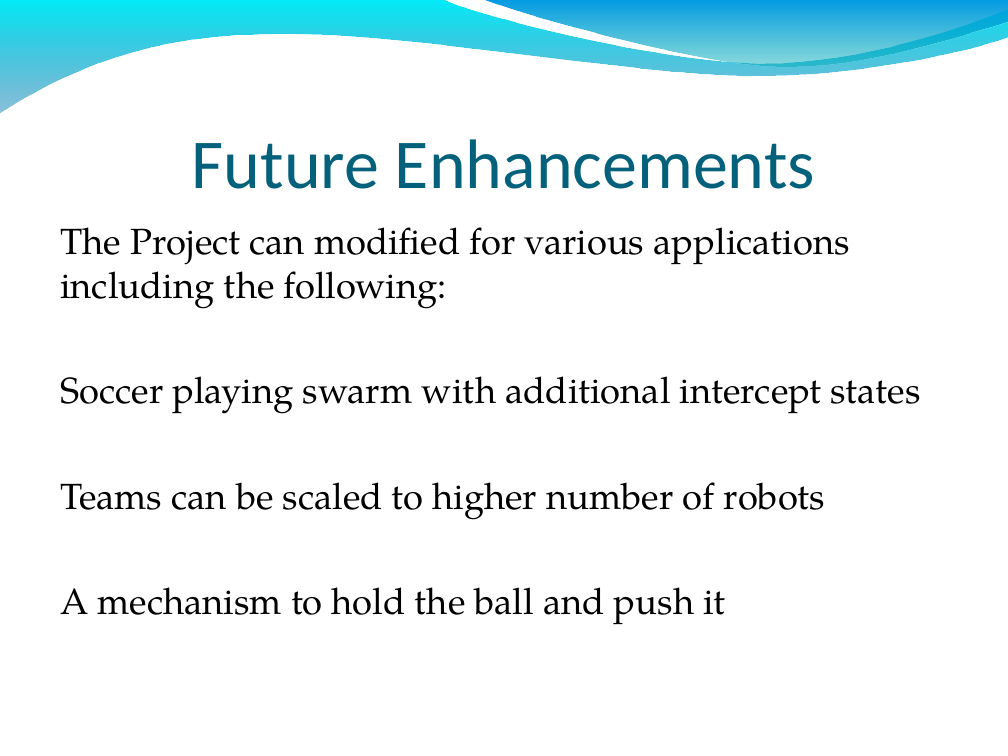
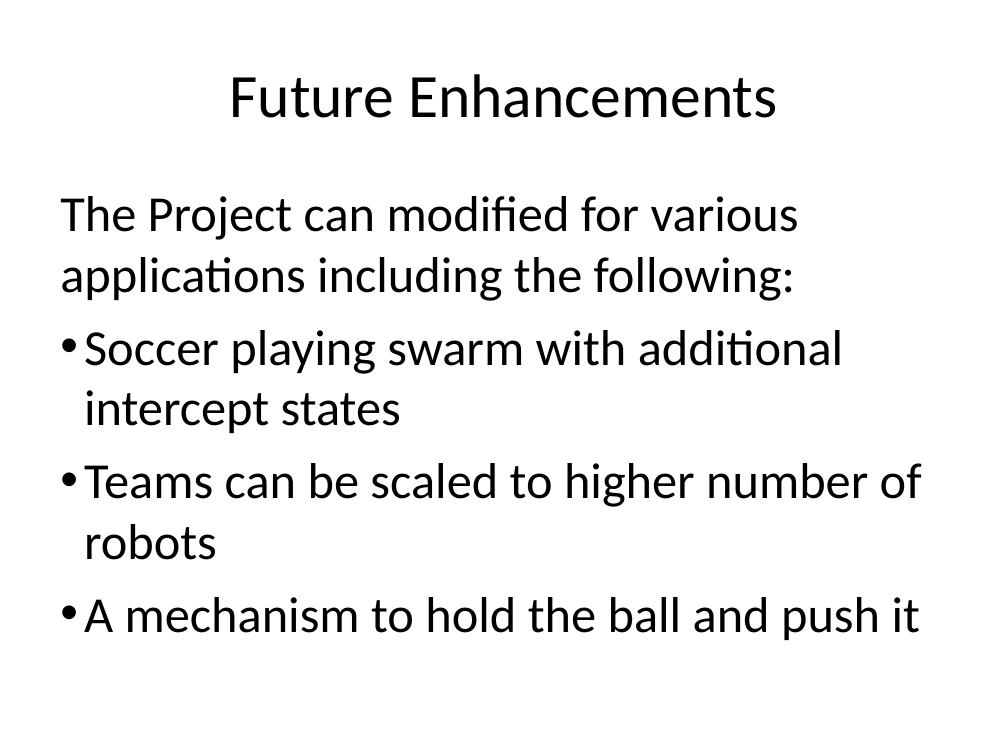
Before and after one commit to LuckySingh1/Autonomous-Soccer-Playing-Robot, a slide deck: slide 16 of Final_project_presentation.ppt. Drawn at 1008x756 pixels with LibreOffice and Linux fonts; fonts in the diff are those of the drawing; background and template pictures are left out. Boxes give left, top, right and bottom in pixels: in the first picture for what was removed or moved away, otherwise in the second. Text is boxed around its words. In the diff, an @@ line names an element or a change of style, - is before the commit and + after.

```diff
--- a/Final_project_presentation.ppt
+++ b/Final_project_presentation.ppt
@@ freeform shape removed at [0, 0, 1008, 114] @@
@@ freeform shape removed at [483, 0, 1008, 70] @@
@@ title "Future Enhancements" at [229, 74, 777, 118]: size 50 to 44 pt, text colour #04617B to #000000; vertical alignment bottom to middle @@
@@ text "The Project can modified for ...": place and size @@
-text "The Project can modified for ..." at [60, 227, 921, 625]
+text "The Project can modified for ..." at [60, 196, 922, 640]
@@ text "The Project can modified for ..." at [60, 196, 922, 640]: size 26 to 36 pt, font TeX Gyre Pagella to Calibri; more space between paragraphs; bullet none to • @@
```
Also in this commit, not shown: 15 other slides changed, 1 slide added, 1 slide removed.
